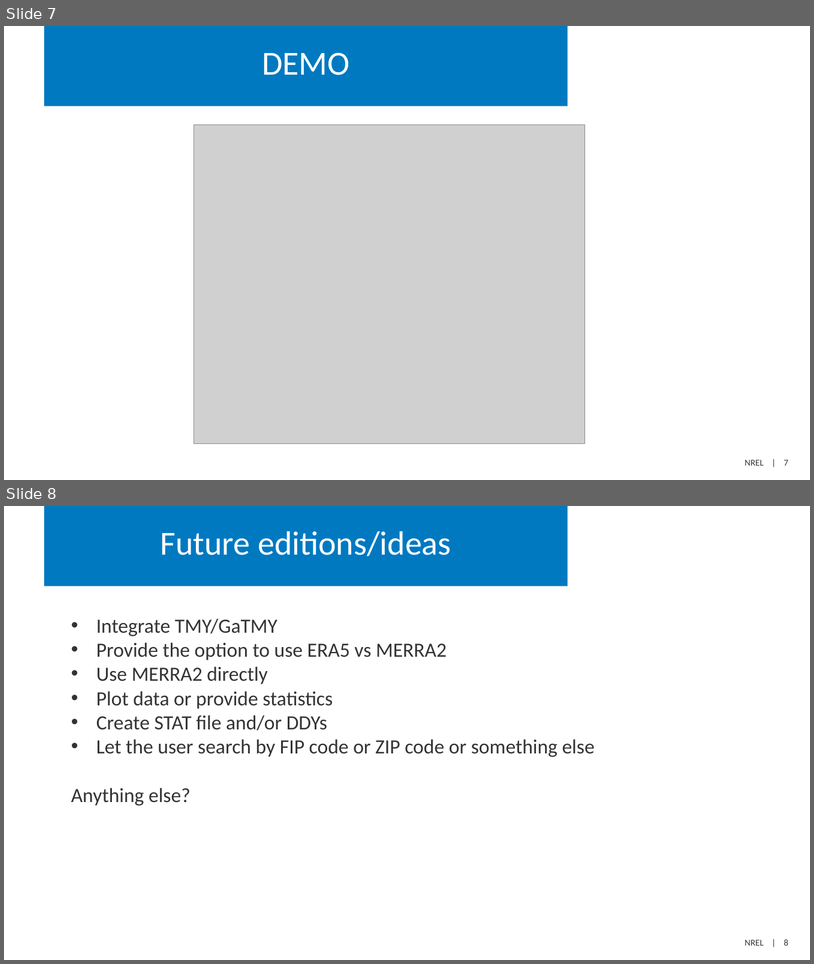
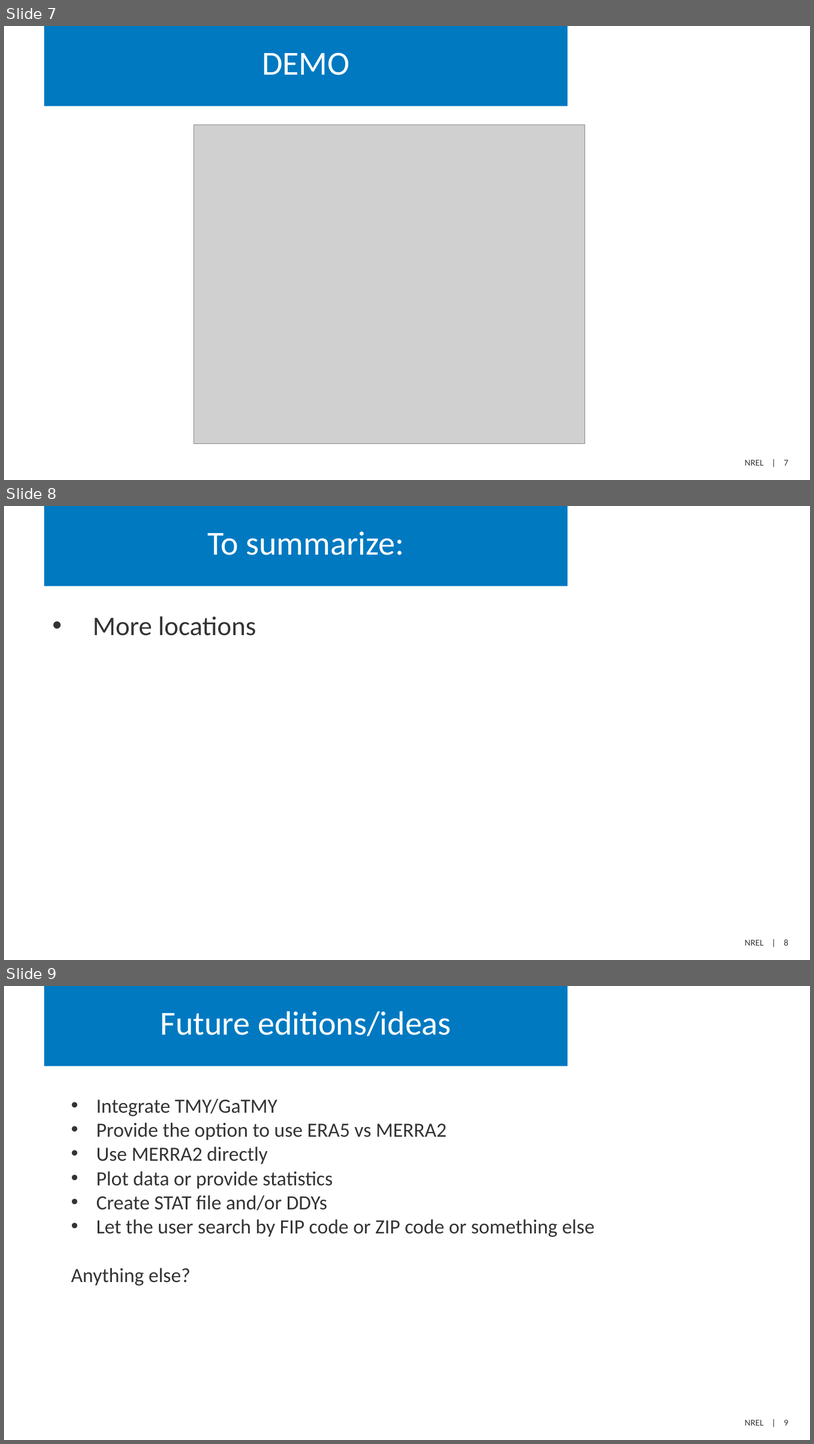
Before and after one commit to NatLabRockies/EPWgen, a slide deck: epwgen.pptx. Shown one above the other, each under a label of ours: slides 7 and 8 before the commit, slides 7, 8 and 9 after it. The pictures are 814x964 and 814x1444 pixels, drawn with LibreOffice and Linux fonts; fonts in the diff are those of the drawing; grey boxes stand for pictures. Boxes give left, top, right and bottom in pixels: in the first picture for what was removed or moved away, otherwise in the second. Text is boxed around its words. In the diff, an @@ line names an element or a change of style, - is before the commit and + after.

```diff
--- a/epwgen.pptx
+++ b/epwgen.pptx
@@ slide 8 added at (4, 506, 810, 960), background #FFFFFF; not listed: 1 template element that a slide beside it also shows @@
@@ title added at (44, 506, 567, 586), fill #0079C1, 30 pt, text #FFFFFF @@
+To summarize:
@@ text added at (93, 616, 256, 636), 24 pt, text #333333 @@
+• More locations
@@ what was slide 8 is now slide 9 @@
@@ page number at (745, 1419, 789, 1425): text changed @@
-NREL | 8
+NREL | 9
```
Also in this commit, not shown: 1 slide changed, 6 other files.
